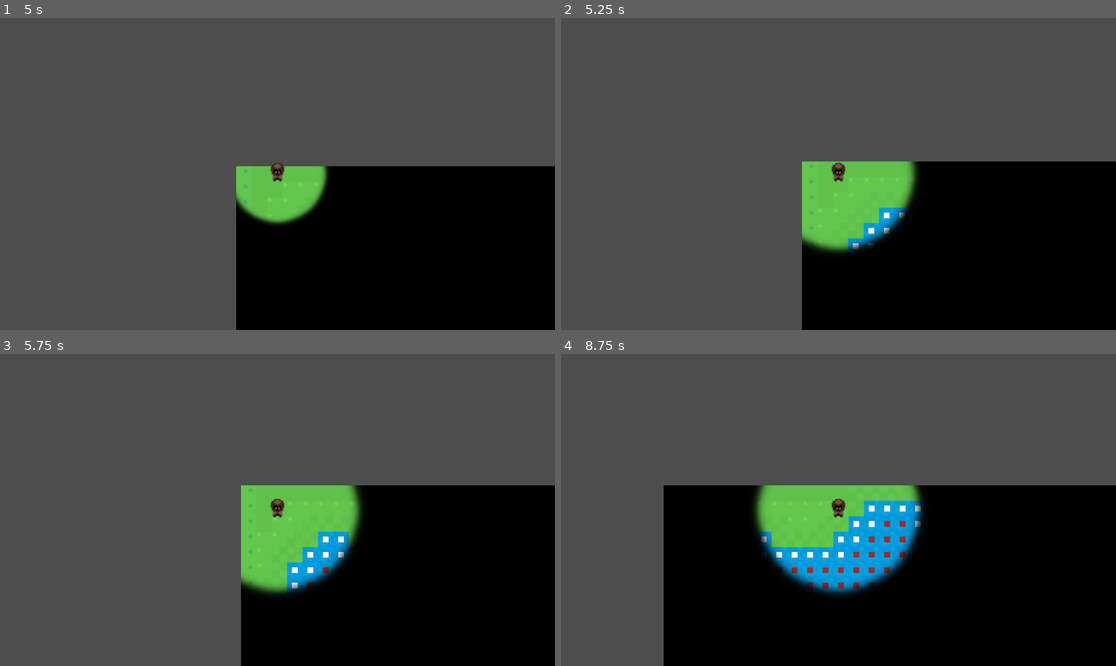
Above: before the commit, frames 1-4 (two rows, left to right).
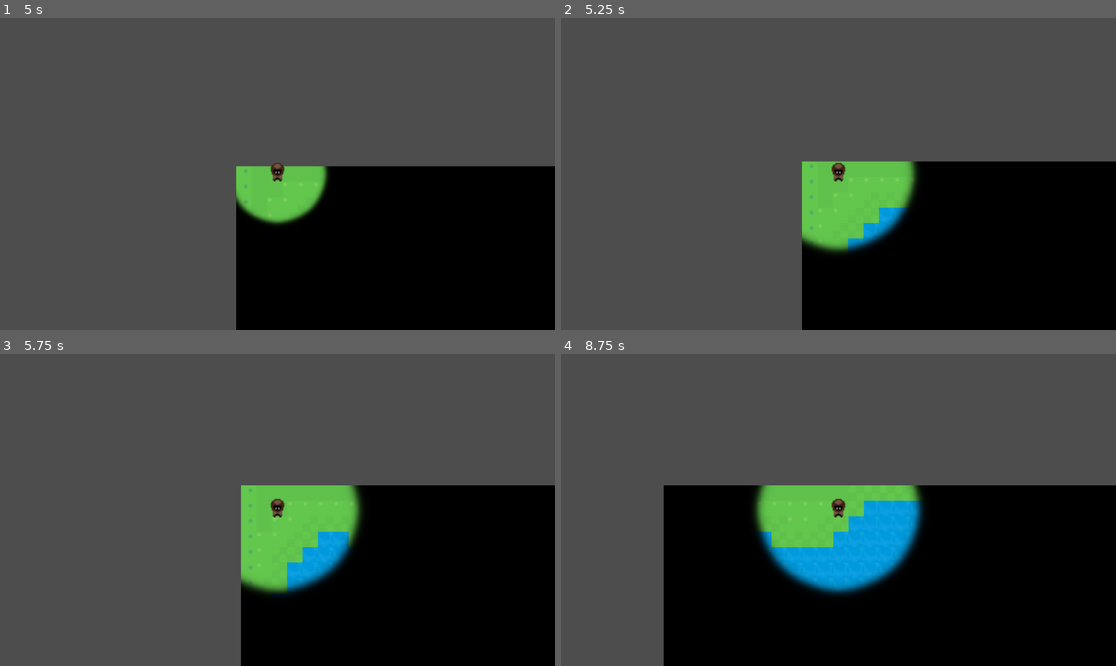
Above: after the commit, the same moments.

Repository: Habidakus/wild-jam-82-unseen
Game: Godot game, scene res://Scenes/root.tscn
The game is run twice, just before and just after one commit, with the same random seed, the same clock (stepped at 60 frames per second) and the same inputs. Sound files missing from this copy of the repository are replaced by a short silence.
Inputs (mouse positions are in pixels of both pictures, inside the frame that each line leads up to):
- Up to frame 1 (5 s): tap Enter at 0.5 s; move the mouse to (399, 158) at 0.52 s; hold Right (move_right) 0.53-1.28 s; hold Ctrl (sneak) 0.53-1.28 s; click (399, 158) at 0.67 s; move the mouse to (166, 189) at 1.27 s; hold S (move_down) 1.28-2.03 s; tap Space (walk) at 1.35, 2.85, 4.35 s; move the mouse to (333, 105) at 2.02 s; hold Right (move_right) 2.03-2.78 s; hold Ctrl (sneak) 2.03-2.78 s; move the mouse to (249, 236) at 2.77 s; hold W (move_up) 2.78-3.53 s; click (249, 236) at 2.92 s; move the mouse to (444, 220) at 3.52 s; hold Ctrl (sneak) 3.53-4.28 s; hold Left (move_left) from 3.53 s (still down); move the mouse to (111, 127) at 4.27 s
- Up to frame 2 (5.25 s): move the mouse to (866, 174) at 5.02 s; release Left (move_left) at 5.03 s; hold S (move_down) from 5.03 s (still down); hold Ctrl (sneak) from 5.03 s (still down); click (866, 174) at 5.17 s
- Up to frame 3 (5.75 s): keep holding S (move_down); keep holding Ctrl (sneak)
- Up to frame 4 (8.75 s): move the mouse to (755, 432) at 5.77 s; release S (move_down) at 5.78 s; release Ctrl (sneak) at 5.78 s; hold Right (move_right) 5.78-6.53 s; tap Space (walk) at 5.85, 7.35 s; move the mouse to (960, 494) at 6.52 s; hold W (move_up) 6.53-7.28 s; hold Ctrl (sneak) 6.53-7.28 s; move the mouse to (727, 525) at 7.27 s; hold Right (move_right) 7.28-8.03 s; click (727, 525) at 7.42 s; move the mouse to (894, 441) at 8.02 s; hold S (move_down) from 8.03 s (still down); hold Ctrl (sneak) from 8.03 s (still down)

Frame 1 is identical in both runs. In frame 2, 0.1% of the frame differs, in the area x 52-62%, y 62-75%; in frame 3, 0.2%; in frame 4, 0.8%, in the area x 36-65%, y 48-76%.

Commit message:
Select spawn spots based on fish definition

Diff:
--- a/Scenes/root.tscn
+++ b/Scenes/root.tscn
@@ -1,11 +1,10 @@
-[gd_scene load_steps=11 format=3 uid="uid://djv0mow8t4q7x"]
+[gd_scene load_steps=10 format=3 uid="uid://djv0mow8t4q7x"]
 
 [ext_resource type="Script" uid="uid://de448uhhi023d" path="res://addons/statemachine/StateMachine.gd" id="1_8pvmw"]
 [ext_resource type="Script" uid="uid://dmic6pk3bjt2s" path="res://Scripts/state_intro.gd" id="2_vnucn"]
 [ext_resource type="PackedScene" uid="uid://lel21yqi0vex" path="res://Maps/intro_area.tscn" id="3_4g5cr"]
 [ext_resource type="Texture2D" uid="uid://do54ap110pdmq" path="res://Art/visibility_circle.png" id="3_c3mwy"]
 [ext_resource type="Script" uid="uid://dhiv0ub8gs8n6" path="res://Scripts/state_chapter_one.gd" id="5_4g5cr"]
-[ext_resource type="PackedScene" uid="uid://bnd2dmybxcw2n" path="res://Scenes/player.tscn" id="6_ckhy6"]
 [ext_resource type="Script" uid="uid://dvdud1wowap44" path="res://Scripts/fish.gd" id="6_r3lo5"]
 [ext_resource type="Resource" uid="uid://chlgcysxe1xy" path="res://Data/Fish/minnow.tres" id="7_qtxxq"]
 [ext_resource type="AudioStream" uid="uid://5oavg5indflt" path="res://Sounds/2021-01-14_-_A_Geishas_Lament_-_www.FesliyanStudios.com_Steve_Oxen.mp3" id="9_qtxxq"]
@@ -69,7 +68,6 @@
 anchors_preset = 0
 script = ExtResource("5_4g5cr")
 _fish = Array[ExtResource("6_r3lo5")]([ExtResource("7_qtxxq")])
-_player_scene = ExtResource("6_ckhy6")
 _music_track = ExtResource("9_qtxxq")
 metadata/_custom_type_script = "uid://dvltouirjdge4"
 
--- a/Scripts/state_chapter_one.gd
+++ b/Scripts/state_chapter_one.gd
@@ -1,11 +1,12 @@
 extends StateMachineState
 
 @export var _fish : Array[Fish] = []
-@export var _player_scene : PackedScene
 @export var _music_track : AudioStream
+@export var _number_of_fish : int = 5
 @onready var _map : TileMapLayer = $IntroArea
 
 var _player : Player = null
+var _player_scene : PackedScene = preload("res://Scenes/player.tscn")
 var _debug_dot_scene : PackedScene = preload("res://Scenes/debug_dot.tscn")
 
 var shallows : Array[Vector2i]
@@ -35,7 +36,6 @@
 	%MusicPlayer.finished.connect(_on_music_finished)
 
 	var processed : Dictionary[Vector2i, int]
-	#var water_cells : Dictionary[Vector2i, int]
 	var unprocessed : Dictionary[Vector2i, int]
 	for cell in _map.get_used_cells():
 		var tile_data : TileData = _map.get_cell_tile_data(cell)
@@ -84,17 +84,54 @@
 		elif dist == 4 or dist == 5:
 			deep.append(cell)
 
-	for cell in shallows:
+	#for cell in shallows:
+		#var dot : Node2D = _debug_dot_scene.instantiate()
+		#dot.position = _map.map_to_local(cell)
+		#_map.add_child(dot)
+	#for cell in medium:
+		#var dot : Node2D = _debug_dot_scene.instantiate()
+		#dot.position = _map.map_to_local(cell)
+		#(dot.get_child(0) as Polygon2D).modulate = Color.BROWN
+		#_map.add_child(dot)
+	#for cell in deep:
+		#var dot : Node2D = _debug_dot_scene.instantiate()
+		#dot.position = _map.map_to_local(cell)
+		#(dot.get_child(0) as Polygon2D).modulate = Color.ORANGE_RED
+		#_map.add_child(dot)
+
+var _spawned_fish : Dictionary[Vector2i, Node2D] = {}
+var _rnd : RandomNumberGenerator = RandomNumberGenerator.new()
+
+func _select_spawn_spot(spots : Array[Vector2i]) -> Vector2i:
+	while true:
+		var spot = spots[_rnd.randi() % spots.size()]
+		var good_spot : bool = true
+		for already_spawned_spot in _spawned_fish.keys():
+			if abs(spot.x - already_spawned_spot.x) + abs(spot.y - already_spawned_spot.y) < 6:
+				good_spot = false
+		if good_spot == true:
+			return spot
+
+	assert(false, "We should never reach this code")
+	return Vector2i.ZERO
+
+func _process(delta: float) -> void:
+	while _spawned_fish.size() < _number_of_fish:
+		var fish_type : Fish = _fish[_rnd.randi() % _fish.size()]
+		var viable_cells : Array[Vector2i]
+		match fish_type.distance_from_shore:
+			Fish.DistanceFromShore.Shallows:
+				viable_cells = shallows
+			Fish.DistanceFromShore.Anywhere:
+				viable_cells = medium
+			Fish.DistanceFromShore.Far:
+				viable_cells = deep
+			_:
+				assert(false, "Unknown distance from shore %s" % [fish_type.distance_from_shore])
+		var spawn_spot : Vector2i = _select_spawn_spot(viable_cells)
+
 		var dot : Node2D = _debug_dot_scene.instantiate()
-		dot.position = _map.map_to_local(cell)
-		_map.add_child(dot)
-	for cell in medium:
-		var dot : Node2D = _debug_dot_scene.instantiate()
-		dot.position = _map.map_to_local(cell)
-		(dot.get_child(0) as Polygon2D).modulate = Color.BROWN
-		_map.add_child(dot)
-	for cell in deep:
-		var dot : Node2D = _debug_dot_scene.instantiate()
-		dot.position = _map.map_to_local(cell)
+		dot.position = _map.map_to_local(spawn_spot)
 		(dot.get_child(0) as Polygon2D).modulate = Color.ORANGE_RED
 		_map.add_child(dot)
+		_spawned_fish.set(spawn_spot, dot)
